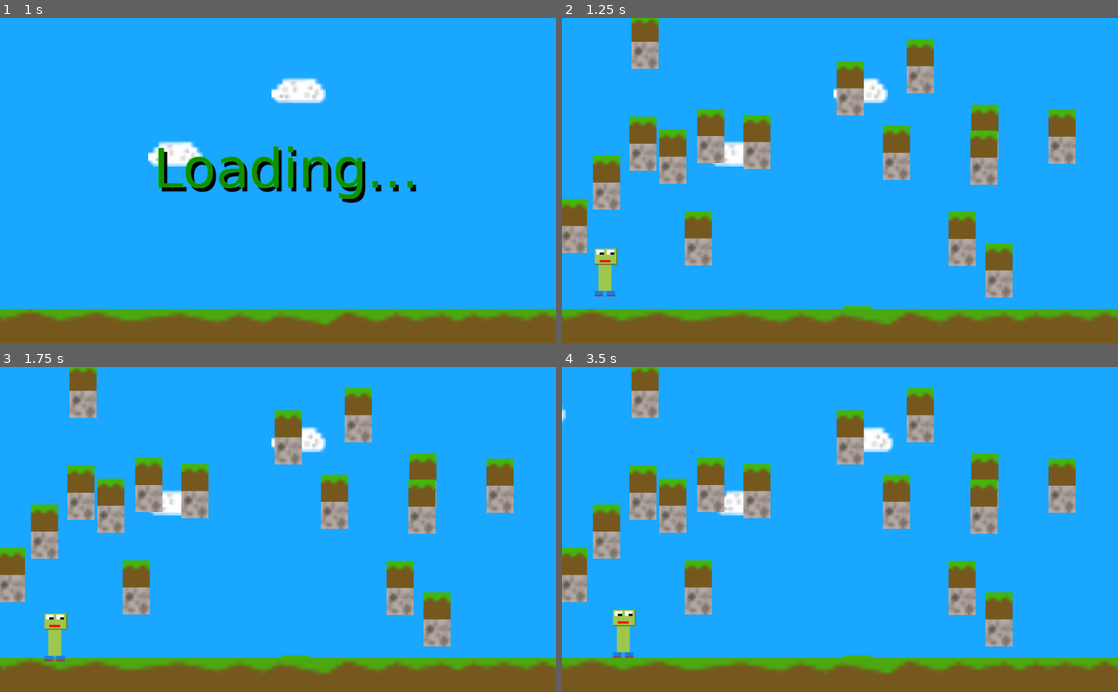
Above: before the commit, frames 1-4 (two rows, left to right).
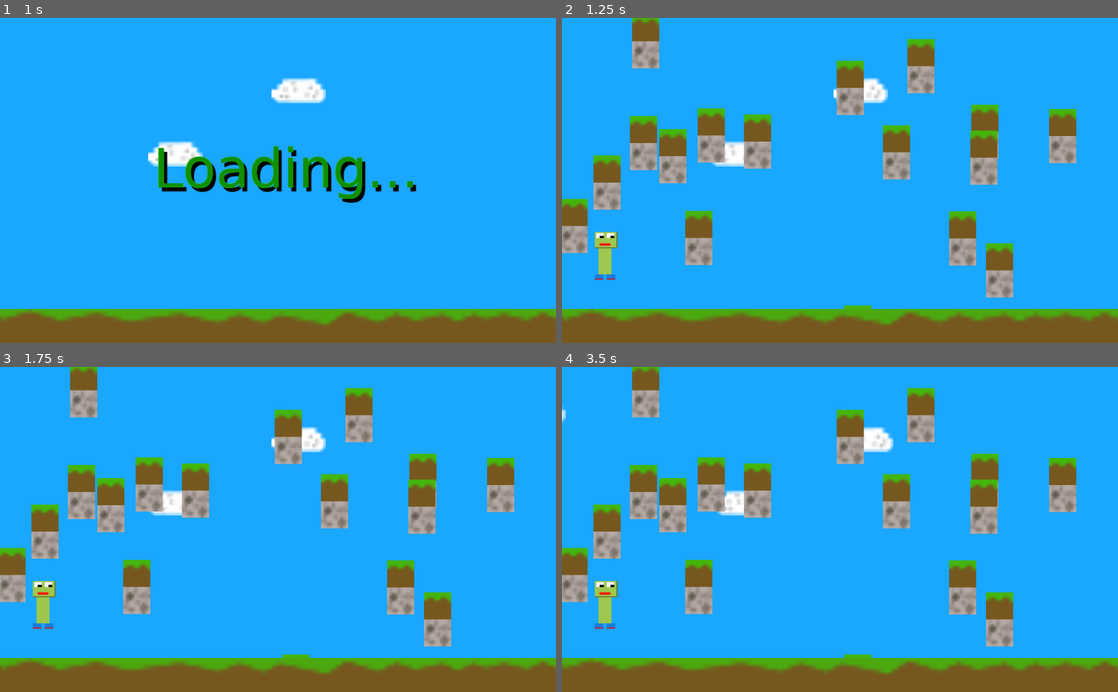
Above: after the commit, the same moments.

Repository: Broken-Lamp-A-Studio/PlatGen
Game: Godot game, scene res://scenes/Menu.tscn
Same seed, same stepped clock (60 frames per second), same inputs: the game is played once before the commit and once after it.
Inputs (mouse positions are in pixels of both pictures, inside the frame that each line leads up to):
- Up to frame 1 (1 s): click (266, 154) at 0.5 s
- Up to frame 2 (1.25 s): no input
- Up to frame 3 (1.75 s): hold D from 1.28 s (still down); hold Space from 1.28 s (still down)
- Up to frame 4 (3.5 s): release D at 2.03 s; release Space at 2.03 s; hold A 2.03-2.78 s; tap Space at 2.1, 2.27, 2.57 s; hold D from 2.78 s (still down); hold Space from 2.78 s (still down)

Frame 1 is identical in both runs. In frame 2, 1.6% of the frame differs, in the area x 4-93%, y 0-90%; in frame 3, 1.8%; in frame 4, 1.9%.
Error after the commit: Parse Error: Error parsing expression, misplaced: ')' (res://scripts/playerengine.gd:20)

Commit message:
Godot files

Diff:
--- a/scenes/Maploader.tscn
+++ b/scenes/Maploader.tscn
@@ -6,6 +6,10 @@
 [sub_resource type="RectangleShape2D" id=1]
 
 [node name="Maploader" type="Node2D"]
+position = Vector2( 0.735107, -0.735092 )
+__meta__ = {
+"_edit_group_": true
+}
 
 [node name="dirt" type="Sprite" parent="."]
 position = Vector2( 0, -0.630249 )
@@ -17,12 +21,10 @@
 scale = Vector2( 5, 5 )
 texture = ExtResource( 1 )
 
-[node name="ss" type="StaticBody2D" parent="."]
-position = Vector2( -25.21, -25.21 )
-collision_layer = 31775
-collision_mask = 31775
+[node name="ss" type="Area2D" parent="."]
+gravity_point = true
 
 [node name="CollisionShape2D" type="CollisionShape2D" parent="ss"]
-position = Vector2( 25.1704, 46.427 )
+position = Vector2( -0.039598, 22.6872 )
 scale = Vector2( 2.5, 5 )
 shape = SubResource( 1 )
--- a/scenes/player.tscn
+++ b/scenes/player.tscn
@@ -1,13 +1,14 @@
-[gd_scene load_steps=4 format=2]
+[gd_scene load_steps=3 format=2]
 
 [ext_resource path="res://textures/player/right-1.png" type="Texture" id=1]
-[ext_resource path="res://scripts/player.gd" type="Script" id=2]
 
 [sub_resource type="RectangleShape2D" id=1]
 extents = Vector2( 25, 50 )
 
 [node name="player" type="Node2D"]
-script = ExtResource( 2 )
+__meta__ = {
+"_edit_group_": true
+}
 
 [node name="Sprite" type="Sprite" parent="."]
 position = Vector2( 27.2723, 52.5965 )
--- a/scripts/map.gd
+++ b/scripts/map.gd
@@ -26,7 +26,7 @@
 var downc = [downc]
 var upc = [upc]
 var rightc = [rightc]
-var leftc = [leftc]
+var leftc = [ ]
 
 func _ready():
 
@@ -37,7 +37,7 @@
 
 	if(generate == true and clear == false):
 		childname = childname+childscount2
-		childlist = [childlist, childname]
+		childlist = [childlist, childname ]
 		print(childname)
 		cc = map2.instance()
 		cc.name = childname
@@ -54,38 +54,38 @@
 		childname2 = childname+"/ss"
 		get_node(childname2).position.x = random2
 		get_node(childname2).position.y = random3+25
-		cc2 = pleft.instance()
-		childn3 = childname+"left"
-		cc2.name = childn3
-		self.add_child(cc2)
-		childn3 = childname+"left"+"/StaticBody2D"
-		leftc = [leftc, childn3]
-		get_node(childn3).position.x = random2
-		get_node(childn3).position.y = random3
-		cc2 = pright.instance()
-		childn3 = childname+"right"
-		cc2.name = childn3
-		self.add_child(cc2)
-		childn3 = childname+"right"+"/StaticBody2D"
-		rightc = [rightc, childn3]
-		get_node(childn3).position.x = random2
-		get_node(childn3).position.y = random3
-		cc2 = pup.instance()
-		childn3 = childname+"up"
-		cc2.name = childn3
-		self.add_child(cc2)
-		childn3 = childname+"up"+"/StaticBody2D"
-		upc = [upc, childn3]
-		get_node(childn3).position.x = random2
-		get_node(childn3).position.y = random3
-		cc2 = pdown.instance()
-		childn3 = childname+"down"
-		cc2.name = childn3
-		self.add_child(cc2)
-		childn3 = childname+"down"+"/StaticBody2D"
-		downc = [downc, childn3]
-		get_node(childn3).position.x = random2
-		get_node(childn3).position.y = random3
+		#cc2 = pleft.instance()
+		#childn3 = childname+"left"
+		#cc2.name = childn3
+		#self.add_child(cc2)
+		#childn3 = childname+"left"+"/StaticBody2D"
+		#leftc = [leftc, childn3 ]
+		#get_node(childn3).position.x = random2
+		#get_node(childn3).position.y = random3
+		#cc2 = pright.instance()
+		#childn3 = childname+"right"
+		#cc2.name = childn3
+		#self.add_child(cc2)
+		#childn3 = childname+"right"+"/StaticBody2D"
+		#rightc = [rightc, childn3 ]
+		#get_node(childn3).position.x = random2
+		#get_node(childn3).position.y = random3
+		#cc2 = pup.instance()
+		#childn3 = childname+"up"
+		#cc2.name = childn3
+		#self.add_child(cc2)
+		#childn3 = childname+"up"+"/StaticBody2D"
+		#upc = [upc, childn3 ]
+		#get_node(childn3).position.x = random2
+		#get_node(childn3).position.y = random3
+		#cc2 = pdown.instance()
+		#childn3 = childname+"down"
+		#cc2.name = childn3
+		#self.add_child(cc2)
+		#childn3 = childname+"down"+"/StaticBody2D"
+		#downc = [downc, childn3 ]
+		#get_node(childn3).position.x = random2
+		#get_node(childn3).position.y = random3
 
 
 
--- a/scripts/player.gd
+++ /dev/null
@@ -1,35 +0,0 @@
-extends Node2D
-onready var last_time = OS.get_system_time_secs()
-var type = false
-var rotate2 = 1
-
-func _ready():
-	set_process(true)
-	set_process_input(true)
-
-
-func _process(delta):
-	if(OS.get_system_time_secs() - last_time > 0.1):
-		type = not type
-		last_time = OS.get_system_time_secs()
-	if(Input.is_key_pressed(KEY_D)):
-		rotate2 = 1
-		self.position.x += 0.5
-	if(Input.is_key_pressed(KEY_A)):
-		rotate2 = 2
-		self.position.x -= 0.5
-
-
-
-
-
-	if(rotate2 == 1):
-		if(type == true and Input.is_key_pressed(KEY_D)):
-			get_node("Sprite").texture = load("res://textures/player/right-1.png")
-		if(type == false and Input.is_key_pressed(KEY_D)):
-			get_node("Sprite").texture = load("res://textures/player/right-2.png")
-	if(rotate2 == 2):
-		if(type == true and Input.is_key_pressed(KEY_A)):
-			get_node("Sprite").texture = load("res://textures/player/left-1.png")
-		if(type == false and Input.is_key_pressed(KEY_A)):
-			get_node("Sprite").texture = load("res://textures/player/left-2.png")
--- a/scripts/playerengine.gd
+++ b/scripts/playerengine.gd
@@ -1,40 +1,59 @@
 extends Node2D
-var touch = false
-var jumpr = 0
-var jump = 0
-var fizyka = false
+
 onready var last_time = OS.get_system_time_secs()
 var type = false
+onready var time = OS.get_system_time_msecs()
+const SPEED = 0.8
+var GRAVITY = 1
+const JUMP = -4
 var rotate2 = 1
-onready var time = OS.get_system_time_msecs()
+var g2 = 2
+var ff = 0
+var adder = 0
 func _ready():
-	jump = 1
 	set_process(false)
 	set_process_input(false)
 
+
+
+func _physics_process(delta):
+	if(): #only information, is colliding
+		if(Input.is_key_pressed(KEY_W) or Input.is_key_pressed(KEY_SPACE)):
+			self.position.y += JUMP
+			g2 = 1
+			ff = 4
+		if(g2 == 1):
+			self.position.y += 1
+		if(g2 == 2):
+			self.position.y -= 1
+		if(g2 == 3):
+			self.position.x -= 1
+		if(g2 == 4):
+			self.position.x += 1
+
+	if(self.position.y >= 60):
+		GRAVITY = 0
+	else:
+		GRAVITY = 1
+	self.position.y += GRAVITY
+	ff -= 1
+	if(ff <= 0):
+		ff = 0
+		g2 = 2
+	if(Input.is_key_pressed(KEY_D)):
+		rotate2 = 1
+		self.position.x += SPEED
+		g2 = 4
+	if(Input.is_key_pressed(KEY_A)):
+		rotate2 = 2
+		self.position.x -= SPEED
+		g2 = 3
+
+
 func _process(delta):
-	if(Input.is_key_pressed(KEY_W) or Input.is_key_pressed(KEY_SPACE)):
-		fizyka = false
-		jumpr = -0.5
-		jump = 1
-		fizyka = true
-	if(OS.get_system_time_msecs() - time > 100):
-		jumpr = jumpr+0.2
-		time = OS.get_system_time_msecs()
-	jump = jumpr+jump
-	self.position.y += jump
-	if(self.position.y >= 60):
-		fizyka = false
-		self.position.y = 60
 	if(OS.get_system_time_secs() - last_time > 0.1):
 		type = not type
 		last_time = OS.get_system_time_secs()
-	if(Input.is_key_pressed(KEY_D)):
-		rotate2 = 1
-		self.position.x += 0.8
-	if(Input.is_key_pressed(KEY_A)):
-		rotate2 = 2
-		self.position.x -= 0.8
 	if(rotate2 == 1):
 		if(type == true and Input.is_key_pressed(KEY_D)):
 			get_node("player/Sprite").texture = load("res://textures/player/right-1.png")
